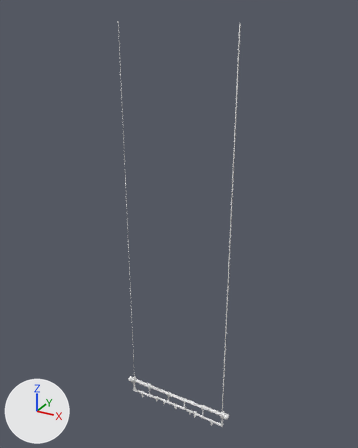
One commit to the FBX model Assets/GameAssets/Mesh Asset/Environment/10WaterFeeder/10WaterFeeder.fbx: the scene before it, then after it.
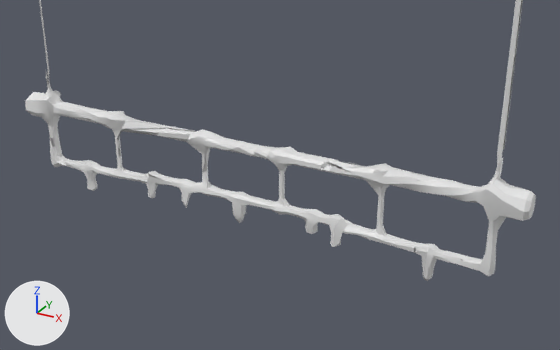
Old and new are each drawn whole from a camera (50 mm lens) standing at (3.22, -5.76, 6.16) and looking at (-0.03, 0.16, 3.2) and again close up from a camera (50 mm lens) standing at (1.29, -2.08, 1.01) and looking at (0.11, 0.07, -0.06). Every picture has the same lights, and +X, +Y and +Z are marked at lower left. The older version's two pictures come first. Where no turn or scale is listed for an object, it has been applied to the vertices.
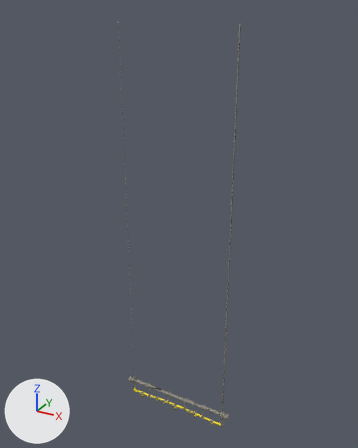
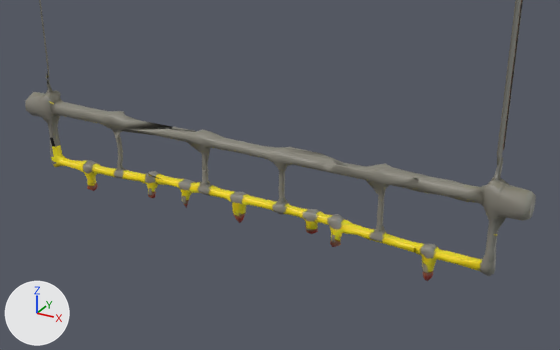
Edits to the bpy script that builds the scene:
```text
Add img_waterfeeder_1120161445_texture_png:
    img_waterfeeder_1120161445_texture_png = load_image('WaterFeeder_1120161445_texture.png', 'WaterFeeder_1120161445_texture.png', 2048, 2048, 'sRGB')
Change mat_material_002:
    remove mat_material_002.base_color = (0.8, 0.8, 0.8)  # white #e7e7e7
    add mat_material_002.texture = img_waterfeeder_1120161445_texture_png  # with its transparency
Change me_mesh0:
    used by ob_mesh0; location = (0.0, 0.0, 0.0)
    remove me_mesh0.from_pydata(...)  # 1547 vertices, 1503 faces; spans x -0.96..0.96, y -0.05..0.05, z -0.28..5.99
    add me_mesh0.from_pydata(...)  # 1397 vertices, 1396 faces; spans x -0.96..0.96, y -0.05..0.05, z -0.28..5.99
    me_mesh0 part 1
    168 vertices are removed from x -0.55..0.41, y -0.03..0.03, z -0.13..0.06
    206 faces are deleted
    8 vertices move within x -0.55..0.41, y -0.01..0.02, z -0.11..0.06
    18 vertices are added at x -0.55..0.42, y -0.02..0.03, z -0.12..0.07
    99 new faces join them
    me_mesh0 part 2: 403 kept faces spanning x -0.83..0.79, y -0.03..0.03, z -0.12..0.08 get new texture (UV) coordinates
```

Changed parts and their boxes [x1, y1, x2, y2] in the close-ups (560 x 350 px):
'Mesh0', surface changed, reshaped: [25, 0, 536, 281] in both
part 1 of me_mesh0, built on: before [114, 129, 375, 176]; after [50, 129, 375, 176]
part 2 of me_mesh0, surface changed: [58, 102, 467, 225] in both
